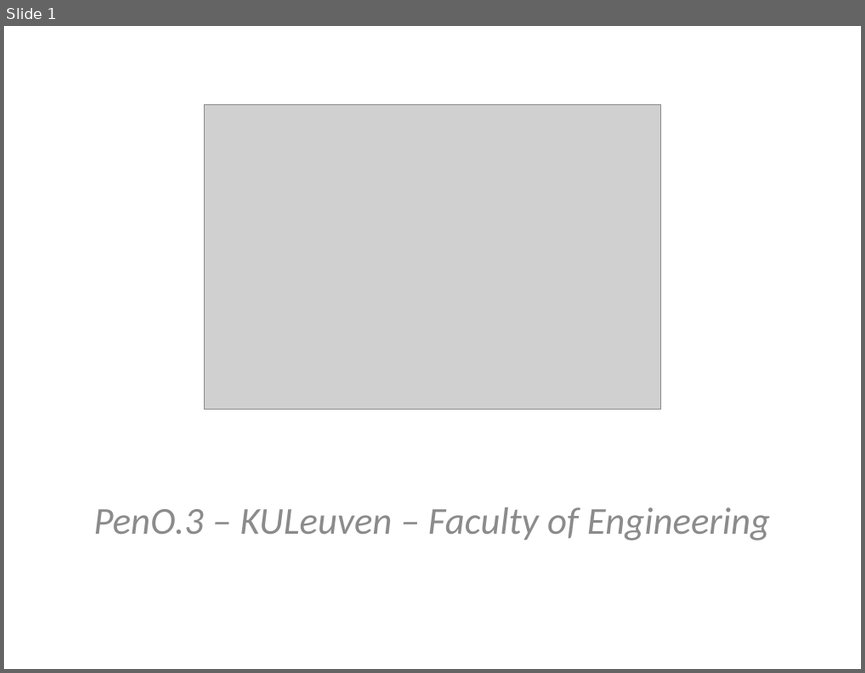
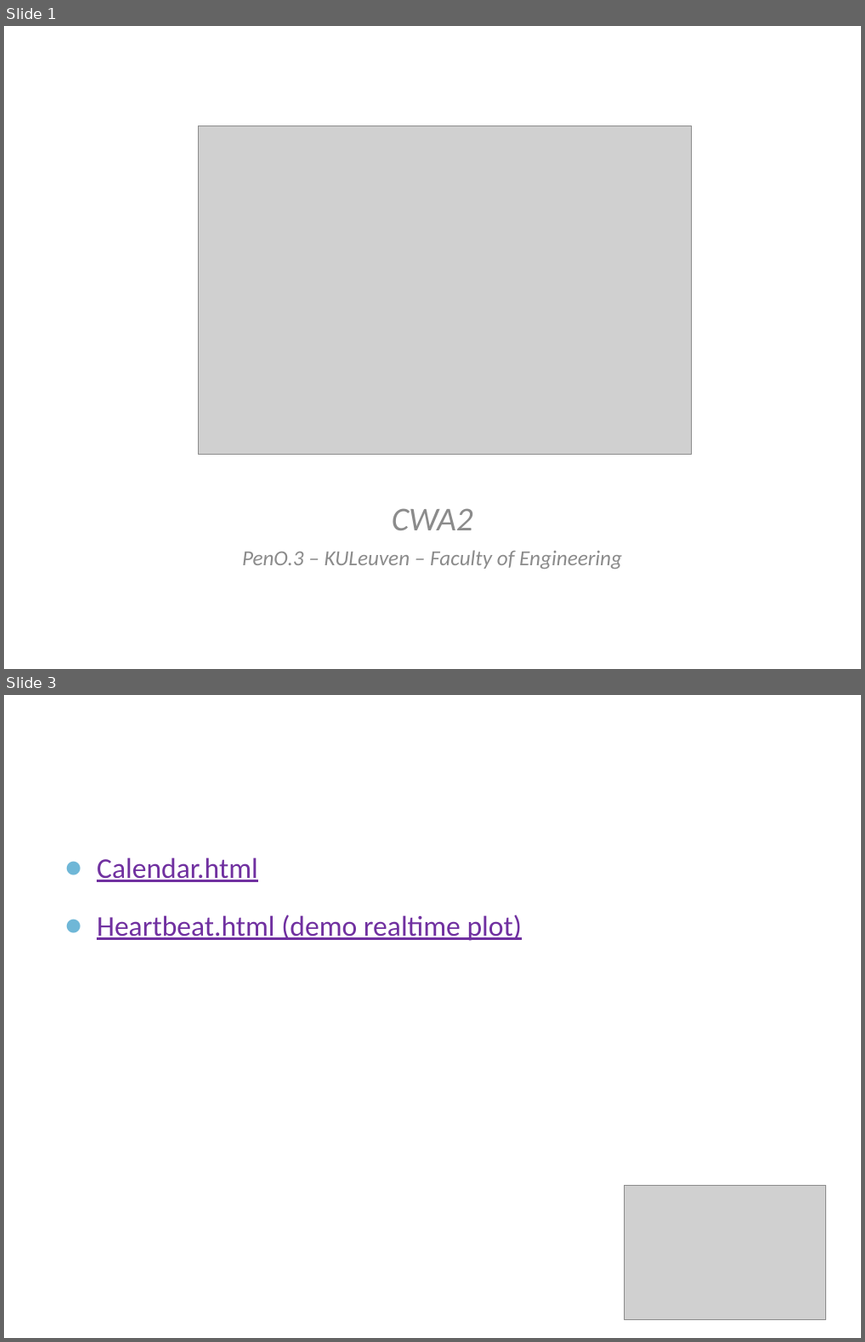
Before and after one commit to bicyclus/prototype1, a slide deck: Verslagen/intermediatedemo.pptx. Shown one above the other, each under a label of ours: slide 1 before the commit, slides 1 and 3 after it; the slides between them are not shown. The pictures are 865x673 and 865x1342 pixels, drawn with LibreOffice and Linux fonts; fonts in the diff are those of the drawing; grey boxes stand for pictures; background and template pictures are left out. Boxes give left, top, right and bottom in pixels: in the first picture for what was removed or moved away, otherwise in the second. Text is boxed around its words. In the diff, an @@ line names an element or a change of style, - is before the commit and + after.

Commit message:
ppt demo updated

```diff
--- a/Verslagen/intermediatedemo.pptx
+++ b/Verslagen/intermediatedemo.pptx
@@ slide 3 added at box(4, 695, 861, 1338), background picture (left out) @@
@@ text added at box(97, 857, 522, 941), 24 pt, text #7030A0, underline @@
+● Calendar.html
+● Heartbeat.html (demo realtime plot)
@@ picture added at box(624, 1185, 826, 1320) @@
@@ slide 1 changed as well @@
@@ picture: place and size @@
-picture at box(204, 105, 660, 409)
+picture at box(199, 125, 692, 454)
@@ text added at box(392, 508, 473, 530), 28 pt, text #8C8C8C, italic @@
+CWA2
@@ text "PenO.3 – KULeuven – Faculty ...": place and size @@
-text "PenO.3 – KULeuven – Faculty ..." at box(94, 507, 770, 540)
+text "PenO.3 – KULeuven – Faculty ..." at box(242, 550, 622, 568)
@@ text "PenO.3 – KULeuven – Faculty ..." at box(242, 550, 622, 568): size 32 to 18 pt; less space between paragraphs @@
```
Also in this commit, not shown: 4 other slides changed, 2 other slides added, 5 slides removed.
